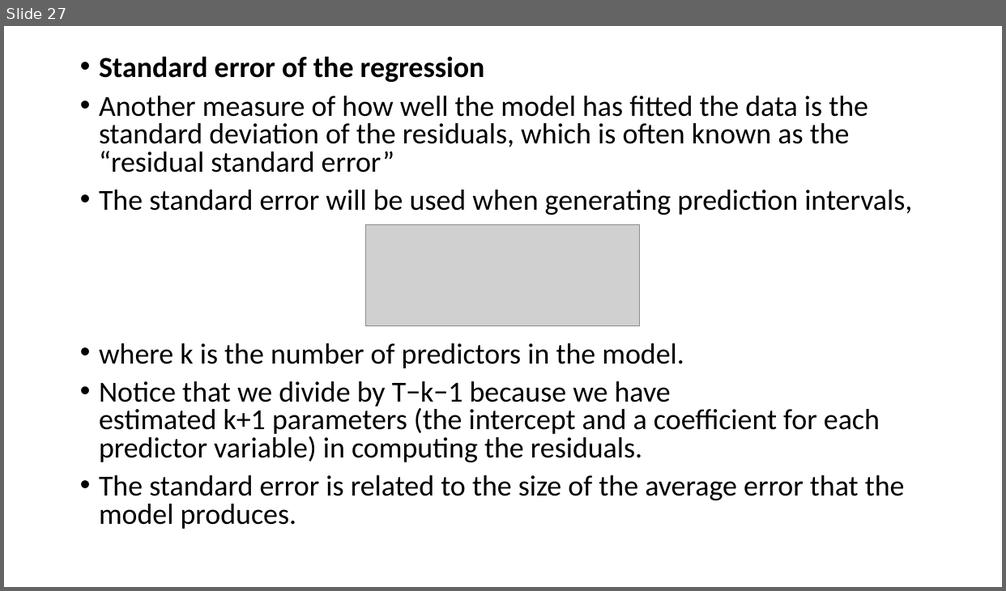
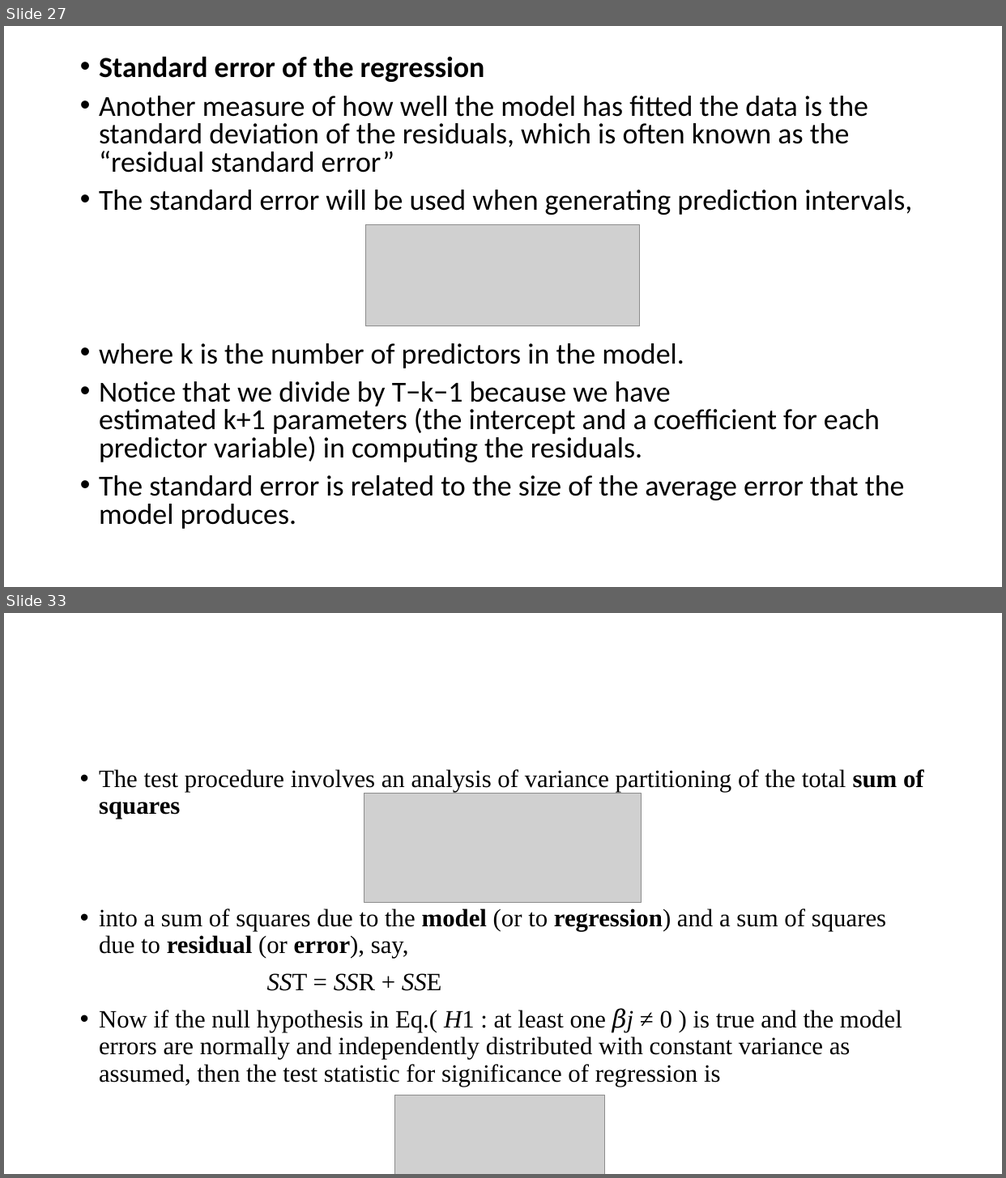
Before and after one commit to satishdkt/BTech-2024-25-Batch-Time-Series-Analysis, a slide deck: PPT/Unit 2/Unit II - REGRESSION ANALYSIS AND FORECASTING-Lecture 1.pptx. Shown one above the other, each under a label of ours: slide 27 before the commit, slides 27 and 33 after it; the slides between them are not shown. The pictures are 1006x591 and 1006x1178 pixels, drawn with LibreOffice and Linux fonts; fonts in the diff are those of the drawing; grey boxes stand for pictures. Boxes give left, top, right and bottom in pixels: in the first picture for what was removed or moved away, otherwise in the second. Text is boxed around its words. In the diff, an @@ line names an element or a change of style, - is before the commit and + after.

```diff
--- a/PPT/Unit 2/Unit II - REGRESSION ANALYSIS AND FORECASTING-Lecture 1.pptx
+++ b/PPT/Unit 2/Unit II - REGRESSION ANALYSIS AND FORECASTING-Lecture 1.pptx
@@ slide 33 added at (4, 613, 1002, 1174), background #FFFFFF @@
@@ text added at (99, 769, 924, 1087), 24 pt, text #000000 @@
+• The test procedure involves an analysis of variance partitioning of the total sum of squares
+• into a sum of squares due to the model (or to regression) and a sum of squares due to residual (or error), say,
+SST = SSR + SSE
+• Now if the null hypothesis in Eq.( H1 : at least one 𝛽j ≠ 0 ) is true and the model errors are normally and independently distributed with constant variance as assumed, then the test statistic for significance of regression is
@@ picture added at (364, 794, 641, 903) @@
@@ picture added at (394, 1095, 605, 1174) @@
```
Also in this commit, not shown: 127 other slides added, 13 other files.
